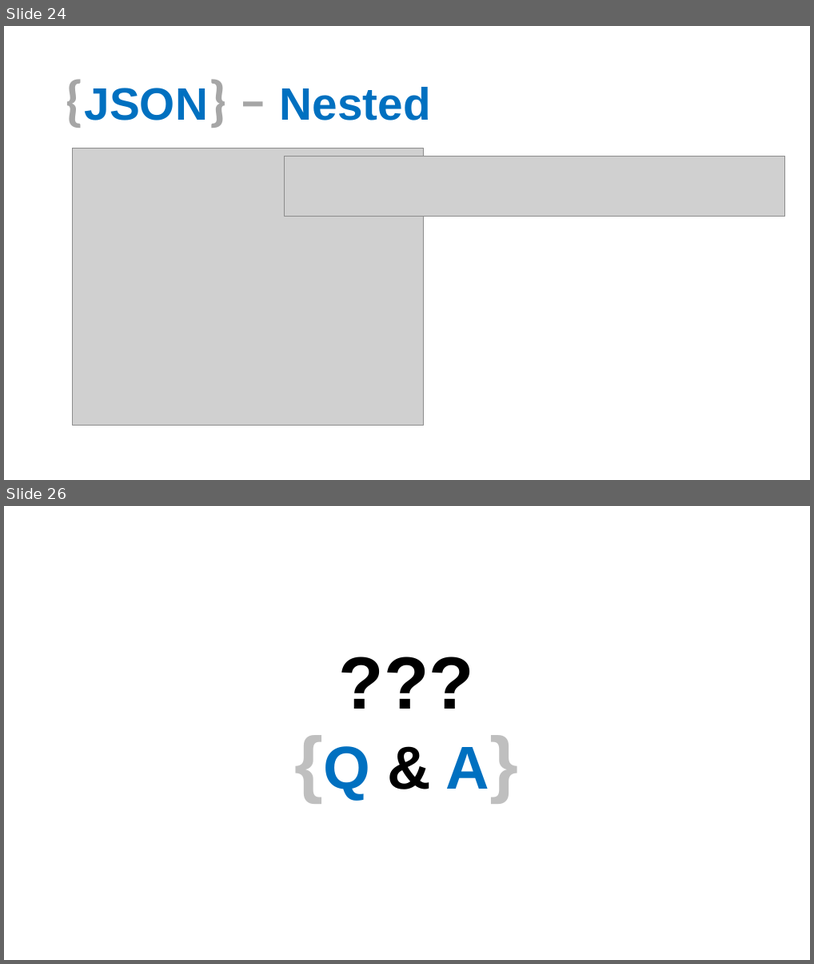
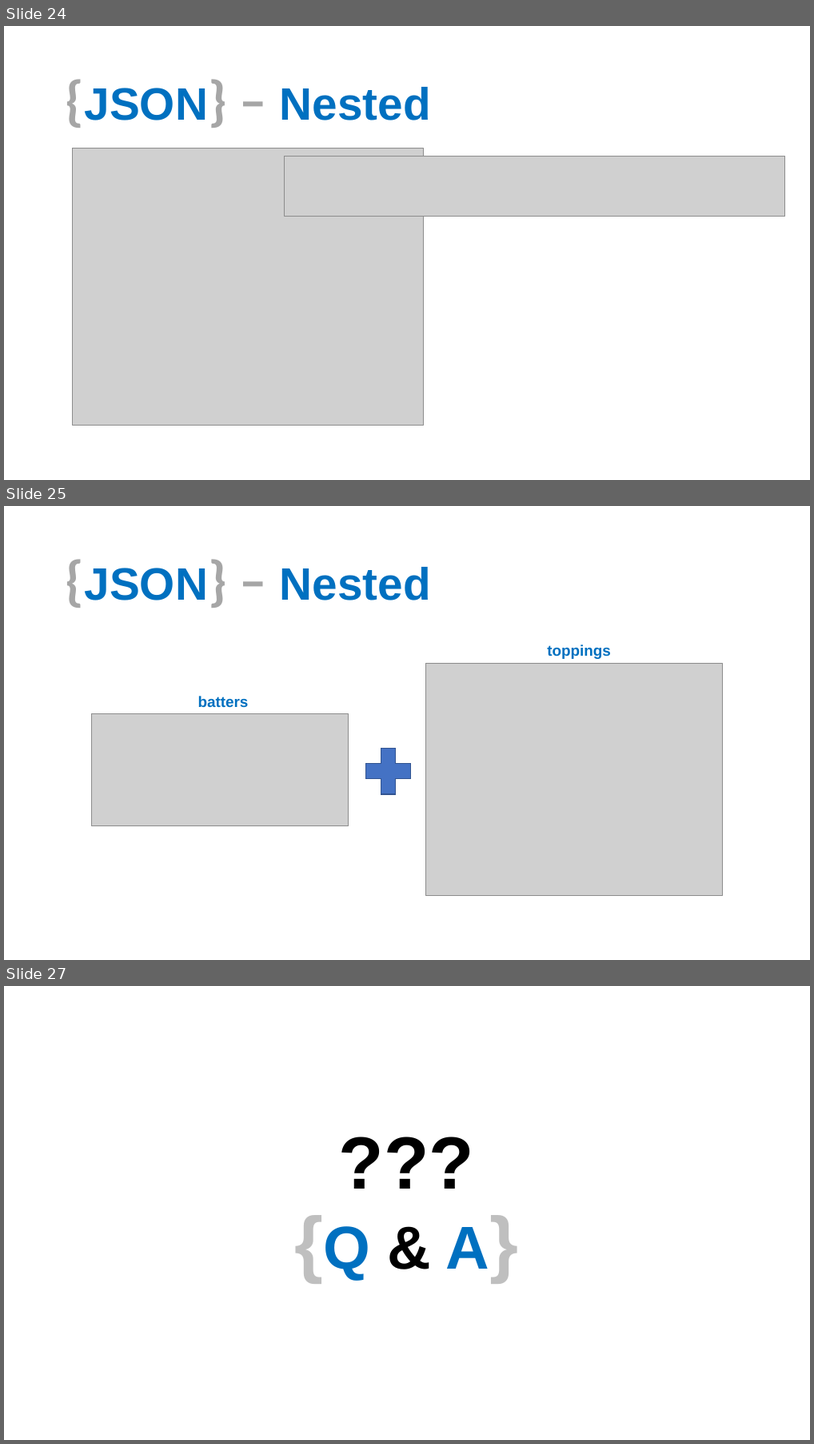
Before and after one commit to aephidayatuloh/basic_r_json, a slide deck: Introduction To R & JSON.pptx. Shown one above the other, each under a label of ours: slides 24 and 26 before the commit, slides 24, 25 and 27 after it; the slides between them are not shown. The pictures are 814x964 and 814x1444 pixels, drawn with LibreOffice and Linux fonts; fonts in the diff are those of the drawing; grey boxes stand for pictures; background and template pictures are left out. Boxes give left, top, right and bottom in pixels: in the first picture for what was removed or moved away, otherwise in the second. Text is boxed around its words. In the diff, an @@ line names an element or a change of style, - is before the commit and + after.

```diff
--- a/Introduction To R & JSON.pptx
+++ b/Introduction To R & JSON.pptx
@@ slide 25 added at <box>4,506,810,960</box>, background #FFFFFF @@
@@ title added at <box>85,567,431,600</box>, 54 pt, text #0070C0, bold @@
+{JSON} – Nested
@@ text added at <box>547,644,611,659</box>, 18 pt, text #0070C0, bold @@
+toppings
@@ picture added at <box>426,663,723,895</box> @@
@@ text added at <box>198,696,249,708</box>, 18 pt, text #0070C0, bold @@
+batters
@@ picture added at <box>92,713,349,825</box> @@
@@ plus added at <box>366,748,411,794</box>, fill #4472C4, outline #325491 1 pt @@
@@ what was slide 26 is now slide 27 @@
```
Also in this commit, not shown: 5 slides changed.
